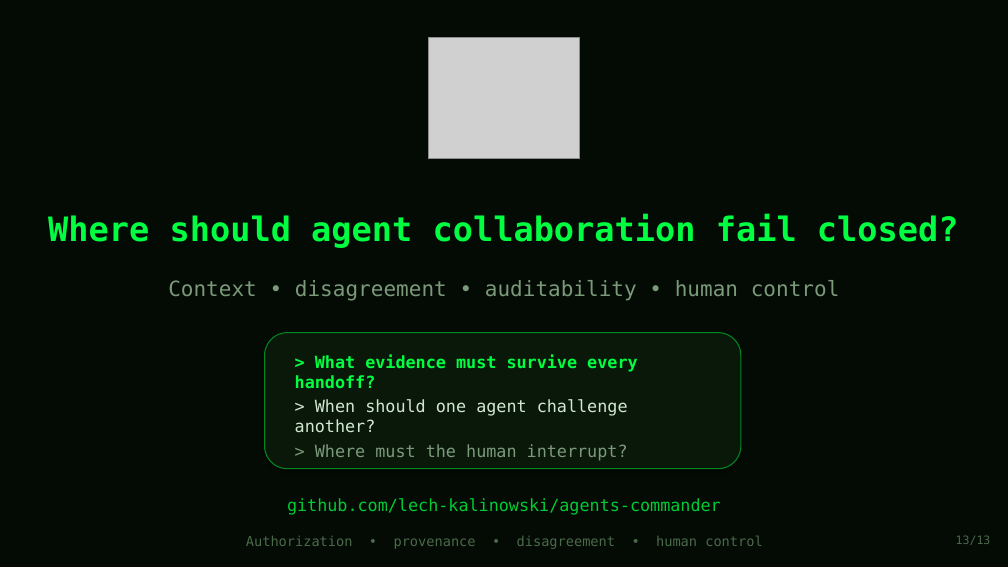
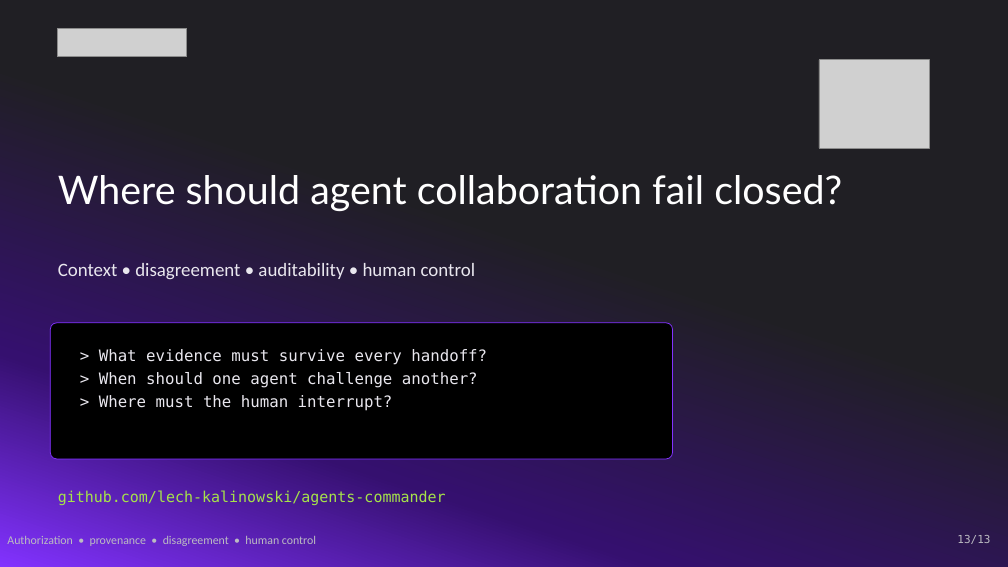
Before and after one commit to lech-kalinowski/agents-commander, a slide deck: slide 13 of presentation/Agents_Commander_Protocol.pptx. Drawn at 1008x567 pixels with LibreOffice and Linux fonts; fonts in the diff are those of the drawing; grey boxes stand for pictures. Boxes give left, top, right and bottom in pixels: in the first picture for what was removed or moved away, otherwise in the second. Text is boxed around its words. In the diff, an @@ line names an element or a change of style, - is before the commit and + after.

```diff
--- a/presentation/Agents_Commander_Protocol.pptx
+++ b/presentation/Agents_Commander_Protocol.pptx
@@ background #040A04 to gradient #201F24 to #35106F to #8232FF @@
@@ picture added at (x1=57, y1=29, x2=187, y2=57) @@
@@ picture resized from (x1=429, y1=38, x2=580, y2=159) to (x1=819, y1=60, x2=929, y2=148) @@
@@ text "Where should agent collaboration fail ..." moved from (x1=48, y1=213, x2=959, y2=248) to (x1=58, y1=175, x2=842, y2=211) @@
@@ text "Where should agent collaboration fail ..." at (x1=58, y1=175, x2=842, y2=211): size 32 to 37.5 pt, font DejaVu Sans Mono to Lato, text colour #00FF41 to #FFFFFF, bold off; alignment centre to left @@
@@ text "Context • disagreement • auditability ..." moved from (x1=168, y1=280, x2=840, y2=301) to (x1=58, y1=263, x2=475, y2=279) @@
@@ text "Context • disagreement • auditability ..." at (x1=58, y1=263, x2=475, y2=279): size 20 to 18 pt, font DejaVu Sans Mono to Calibri, text colour #7A9A7A to #E9E7EE; alignment centre to left @@
@@ rounded rectangle resized from (x1=265, y1=333, x2=741, y2=469) to (x1=51, y1=323, x2=673, y2=459) @@
@@ rounded rectangle at (x1=51, y1=323, x2=673, y2=459): fill #0A180A to #000000; outline #008822 1 pt to #8232FF 0.75 pt; shadow off; proportions changed @@
@@ text "> What evidence must survive ..." moved from (x1=295, y1=355, x2=637, y2=461) to (x1=99, y1=349, x2=487, y2=411) @@
@@ text "> What evidence must survive ..." at (x1=99, y1=349, x2=487, y2=411): size 16 to 15 pt; text colour #00FF41 to #E9E7EE, bold off in "> What evidence must survive every handoff?"; text colour #D0E8D0 to #E9E7EE in "> When should one agent challenge another?"; text colour #7A9A7A to #E9E7EE in "> Where must the human interrupt?" @@
@@ text "github.com/lech-kalinowski/agents-commander" moved from (x1=287, y1=498, x2=721, y2=515) to (x1=58, y1=489, x2=446, y2=505) @@
@@ text "github.com/lech-kalinowski/agents-commander" at (x1=58, y1=489, x2=446, y2=505): size 16 to 14.2 pt, text colour #00CC33 to #A6E34A; alignment centre to left @@
@@ text "Authorization • provenance • disagreement ..." at (x1=7, y1=536, x2=316, y2=546): size 13 to 11.2 pt, font DejaVu Sans Mono to Calibri, text colour #4A6A4A to #BCBBC2; alignment centre to left @@
@@ text "13/13" at (x1=957, y1=535, x2=990, y2=544): size 11 to 10.5 pt, text colour #4A6A4A to #BCBBC2 @@
```
Also in this commit, not shown: 12 other slides changed.
